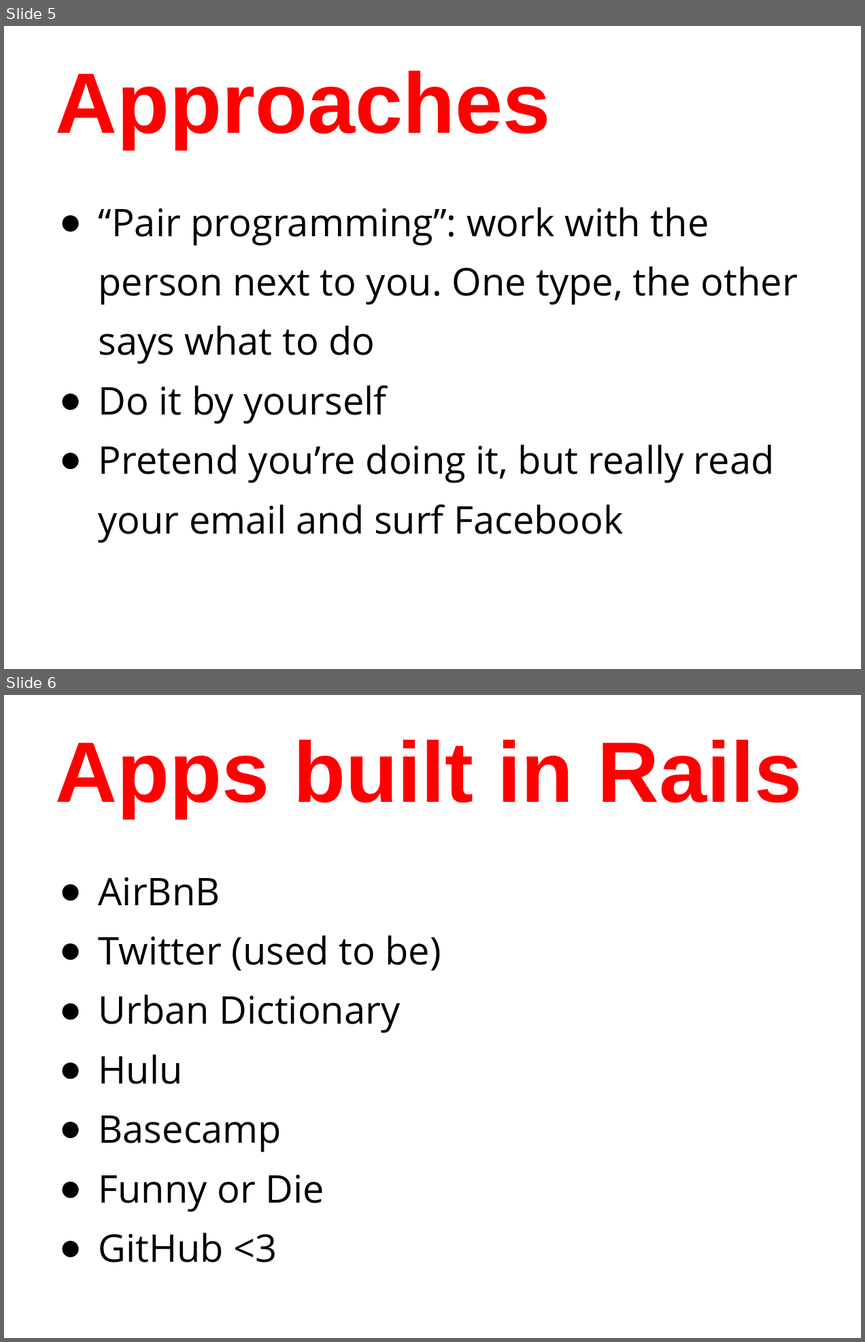
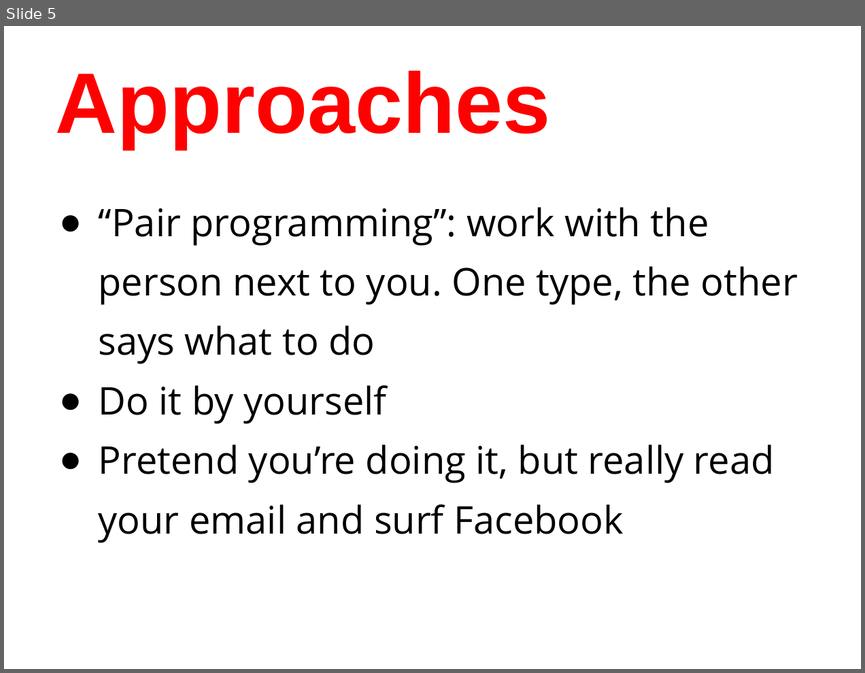
Before and after one commit to humanitiesprogramming/slides, a slide deck: 2017/python/day3-review.pptx. Shown one above the other, each under a label of ours: slides 5 and 6 before the commit, slide 5 after it. The pictures are 865x1342 and 865x673 pixels, drawn with LibreOffice and Linux fonts; fonts in the diff are those of the drawing. Boxes give left, top, right and bottom in pixels: in the first picture for what was removed or moved away, otherwise in the second. Text is boxed around its words. In the diff, an @@ line names an element or a change of style, - is before the commit and + after.

```diff
--- a/2017/python/day3-review.pptx
+++ b/2017/python/day3-review.pptx
@@ slide 6 removed at bbox=[4, 695, 861, 1338], background #FFFFFF @@
@@ title removed at bbox=[56, 739, 802, 817] @@
-Apps built in Rails
@@ text removed at bbox=[99, 877, 441, 1262] @@
-● AirBnB
-● Twitter (used to be)
-● Urban Dictionary
-● Hulu
-● Basecamp
-● Funny or Die
-● GitHub <3
```
Also in this commit, not shown: 3 slides changed, 1 other slide removed, 1 other file.
